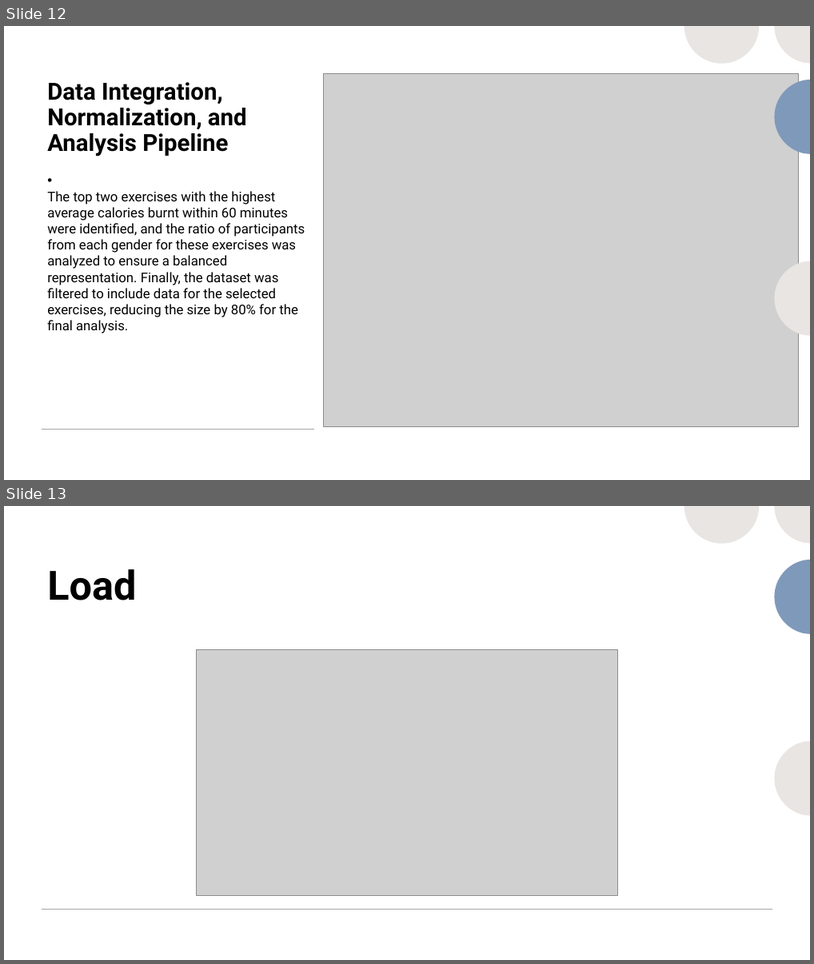
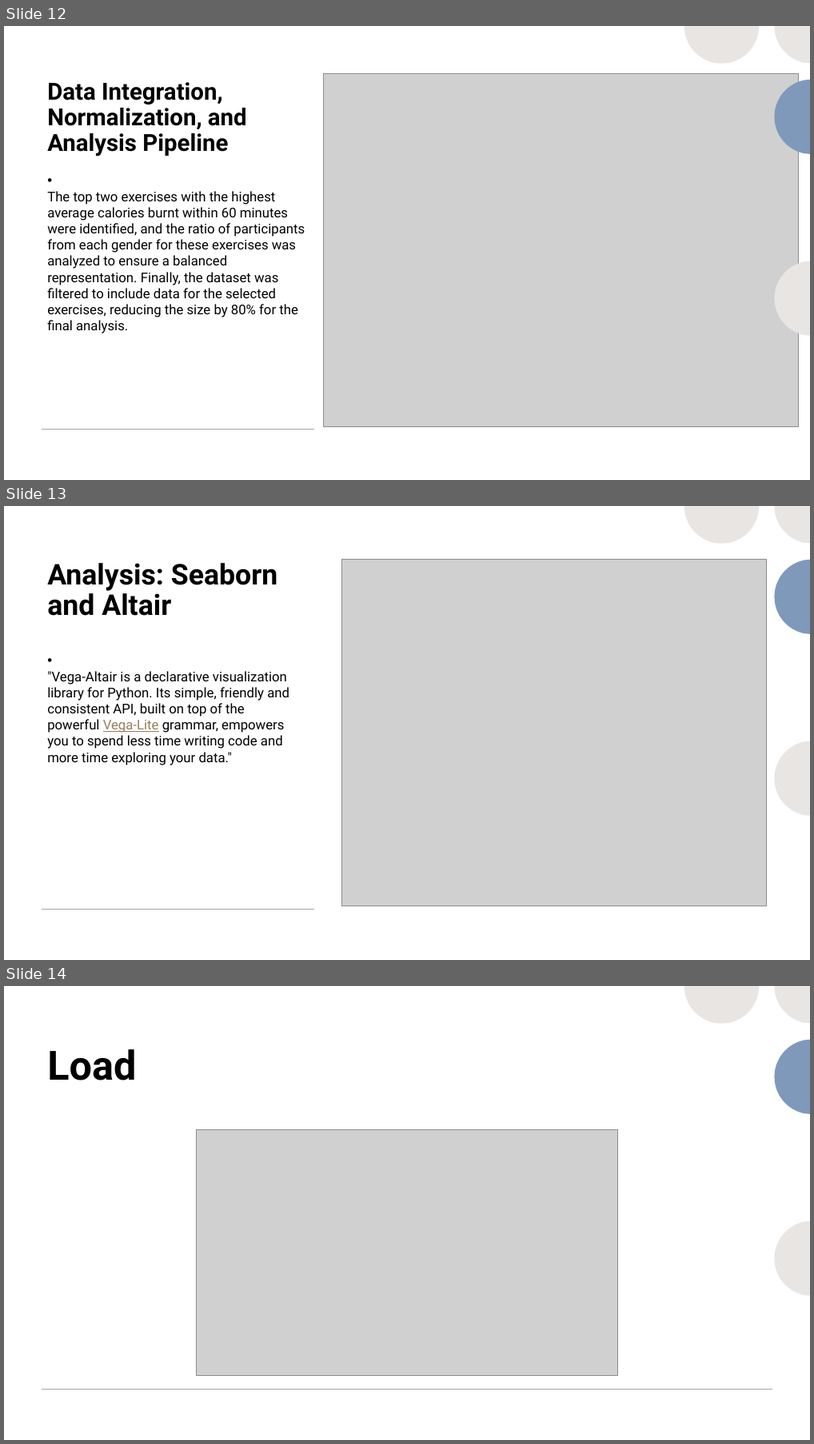
Before and after one commit to Zoouri/Project-3---Group-3, a slide deck: Presentation Final.pptx. Shown one above the other, each under a label of ours: slides 12 and 13 before the commit, slides 12, 13 and 14 after it. The pictures are 814x964 and 814x1444 pixels, drawn with LibreOffice and Linux fonts; fonts in the diff are those of the drawing; grey boxes stand for pictures. Boxes give left, top, right and bottom in pixels: in the first picture for what was removed or moved away, otherwise in the second. Text is boxed around its words. In the diff, an @@ line names an element or a change of style, - is before the commit and + after.

```diff
--- a/Presentation Final.pptx
+++ b/Presentation Final.pptx
@@ slide 13 added at [4,506,810,960], background #FFFFFF; not listed: 2 template elements that a slide beside it also shows @@
@@ rectangle added at [4,506,810,960], fill #FFFFFF @@
@@ group added at [685,506,810,815]: 4 freeform shapes @@
@@ group added at [594,506,810,960]: 8 freeform shapes @@
@@ title added at [47,563,278,616], 34 pt, text #000000, bold @@
+Analysis: Seaborn and Altair
@@ picture added at [342,560,767,906] @@
@@ text added at [47,671,290,765], 16 pt, text #000000 @@
+• "Vega-Altair is a declarative visualization library for Python. Its simple, friendly and consistent API, built on top of the powerful Vega-Lite grammar, empowers you to spend less time writing code and more time exploring your data."
@@ line added from (42, 909) to (315, 909), #A6A6A6 1 pt @@
@@ what was slide 13 is now slide 14 @@
```
Also in this commit, not shown: 2 slides changed.
